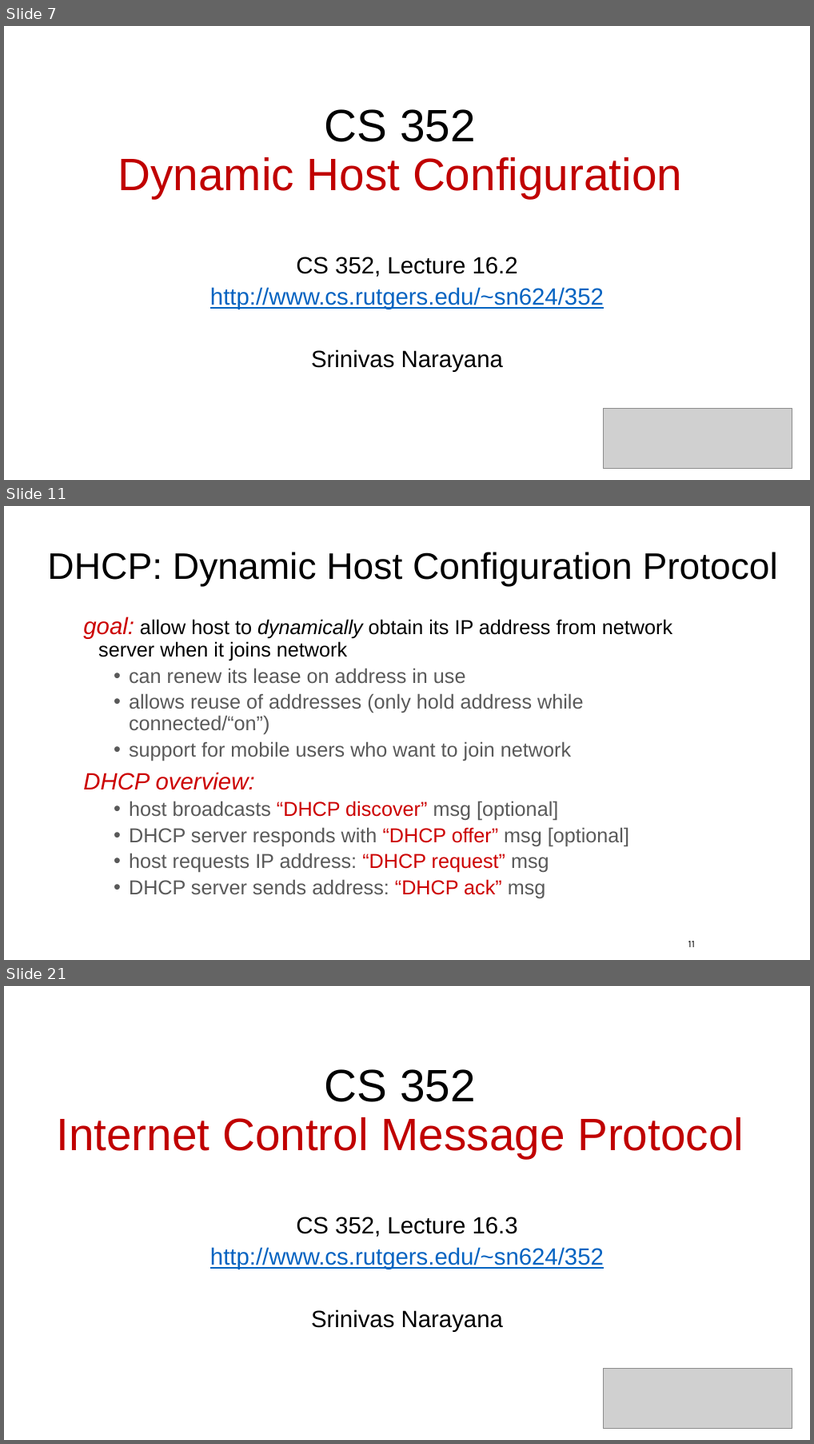
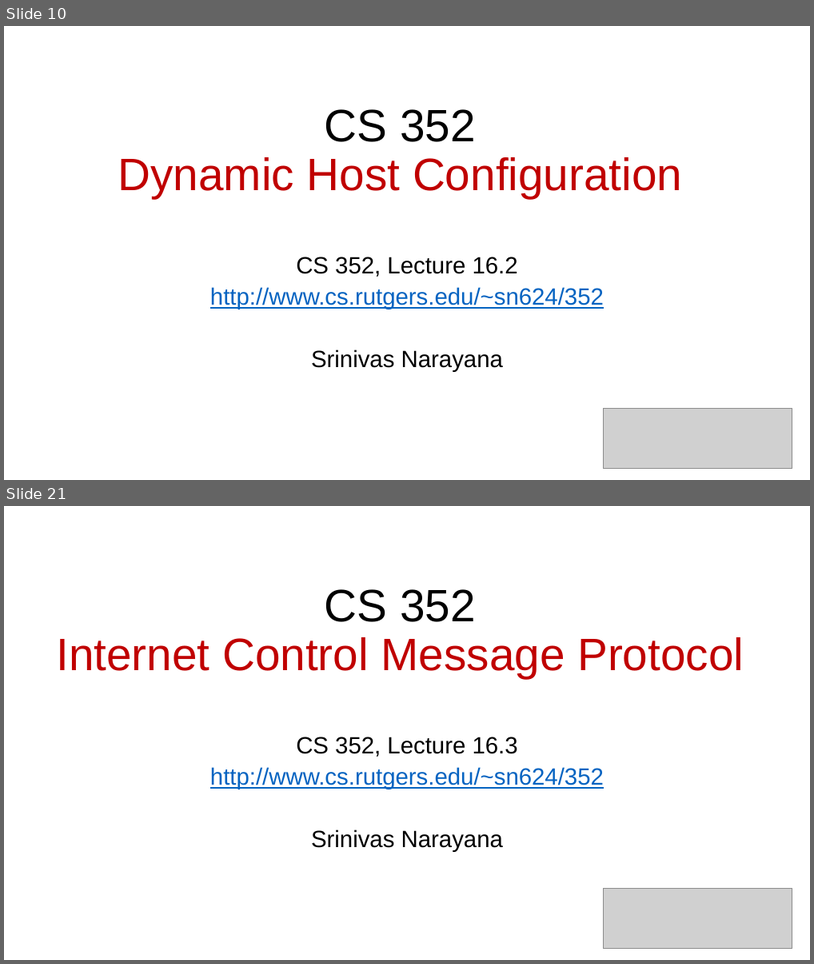
Before and after one commit to ngsrinivas/coursegen, a slide deck: ex/352-S21/staging/352-S21/lectures/network-protocols-1.pptx. Shown one above the other, each under a label of ours: slides 7, 11 and 21 before the commit, slides 10 and 21 after it; the slides between them are not shown. The pictures are 814x1444 and 814x964 pixels, drawn with LibreOffice and Linux fonts; fonts in the diff are those of the drawing; grey boxes stand for pictures. Boxes give left, top, right and bottom in pixels: in the first picture for what was removed or moved away, otherwise in the second. Text is boxed around its words. In the diff, an @@ line names an element or a change of style, - is before the commit and + after.

```diff
--- a/ex/352-S21/staging/352-S21/lectures/network-protocols-1.pptx
+++ b/ex/352-S21/staging/352-S21/lectures/network-protocols-1.pptx
@@ slide 11 removed at <box>4,506,810,960</box>, background #FFFFFF @@
@@ title removed at <box>47,552,778,587</box> @@
-DHCP: Dynamic Host Configuration Protocol
@@ text removed at <box>83,616,673,898</box> @@
-goal: allow host to dynamically obtain its IP address from network server when it joins network
-  • can renew its lease on address in use
-  • allows reuse of addresses (only hold address while connected/“on”)
-  • support for mobile users who want to join network
-DHCP overview:
-  • host broadcasts “DHCP discover” msg [optional]
-  • DHCP server responds with “DHCP offer” msg [optional]
-  • host requests IP address: “DHCP request” msg
-  • DHCP server sends address: “DHCP ack” msg
@@ page number removed at <box>689,940,695,947</box> @@
-11
@@ what was slide 7 is now slide 10 @@
```
Also in this commit, not shown: 17 slides changed, 9 slides added, 8 other slides removed, 1 other file.
